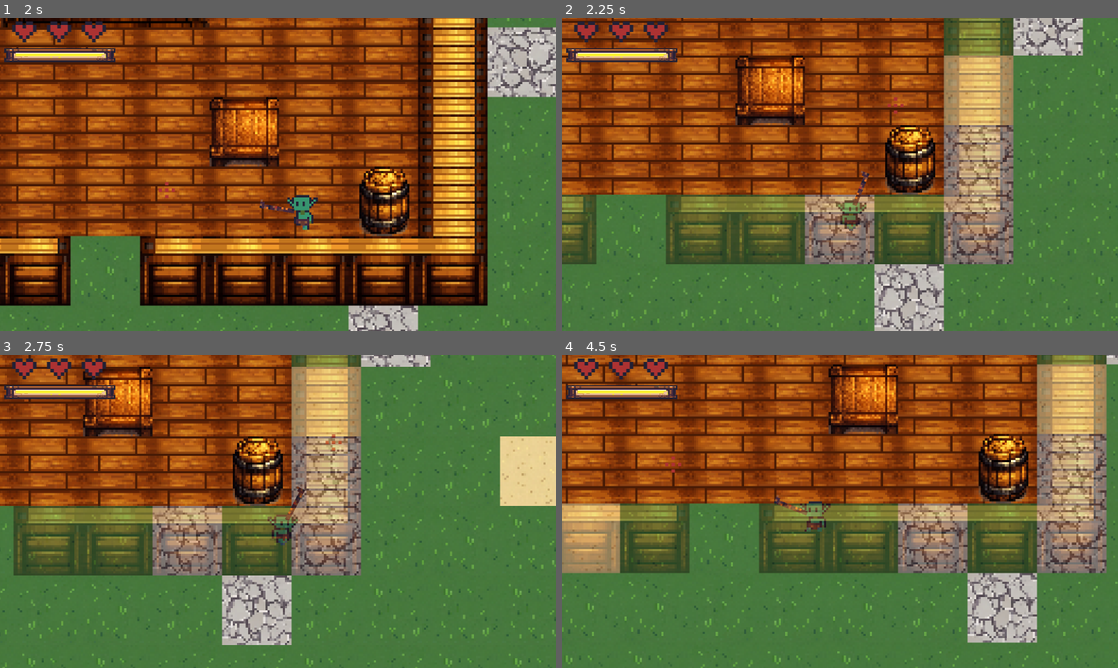
Above: before the commit, frames 1-4 (two rows, left to right).
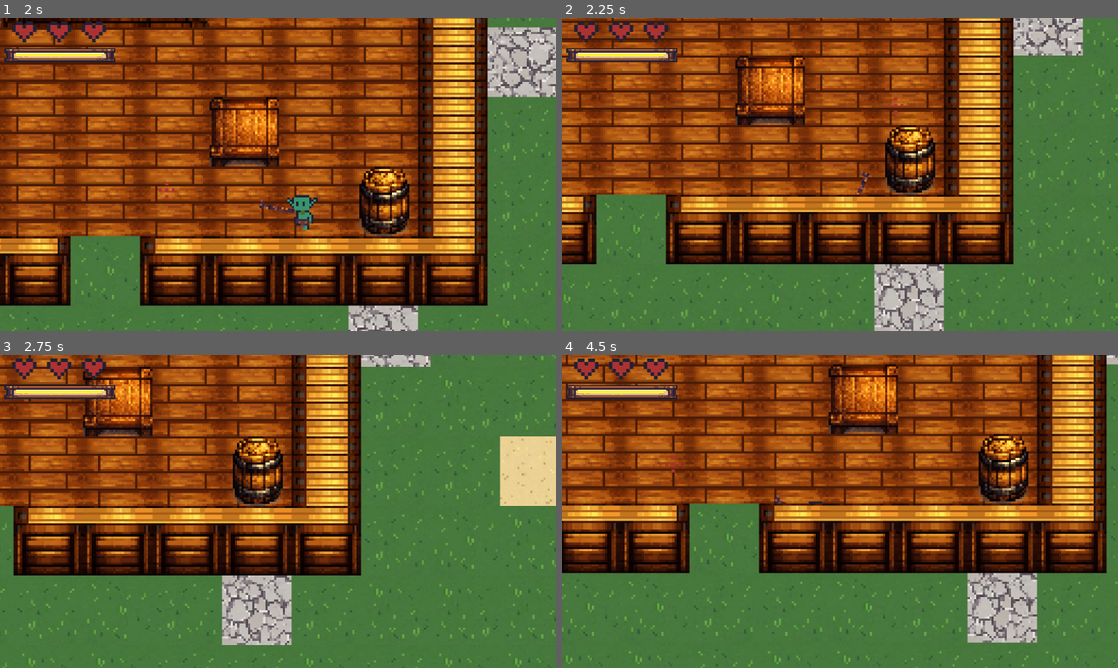
Above: after the commit, the same moments.

Repository: futurediffusion/nuclear-sand-box
Game: Godot game, scene res://scenes/main.tscn
Two runs of this game, one before a commit and one after it. Both use one fixed random seed, a clock stepped at 60 frames per second and the inputs below. This scene is started directly instead of the project's main scene. Sound files missing from this copy of the repository are replaced by a short silence.
Inputs (mouse positions are in pixels of both pictures, inside the frame that each line leads up to):
- Up to frame 1 (2 s): tap Enter at 0.5 s; move the mouse to (400, 158) at 0.52 s; hold Right (move_right) 0.53-1.28 s; click (400, 158) at 0.6 s; move the mouse to (166, 190) at 1.27 s; hold Down (move_down) from 1.28 s (still down); right-click (166, 190) at 1.35 s
- Up to frame 2 (2.25 s): move the mouse to (895, 105) at 2.02 s; release Down (move_down) at 2.03 s; hold Right (move_right) from 2.03 s (still down); tap 1 at 2.1 s
- Up to frame 3 (2.75 s): keep holding Right (move_right)
- Up to frame 4 (4.5 s): move the mouse to (812, 574) at 2.77 s; release Right (move_right) at 2.78 s; hold Up (move_up) 2.78-3.53 s; tap 2 at 2.85 s; move the mouse to (1006, 558) at 3.52 s; hold Left (move_left) from 3.53 s (still down); tap 3 at 3.6 s; move the mouse to (673, 464) at 4.27 s; tap 4 at 4.35 s

Frame 1 is identical in both runs. In frame 2, 22% of the frame differs, in the area x 0-82%, y 0-79%; in frame 3, 20%; in frame 4, 25%, in the area x 0-98%, y 0-70%.
Error after the commit: Invalid call. Nonexistent function 'get_layer_material' in base 'TileMap'. (res://scripts/world/OcclusionController.gd:15)

Commit message:
Add shader-driven wall occlusion controller

Diff:
--- a/scripts/components/WallOcclusionComponent.gd
+++ b/scripts/components/WallOcclusionComponent.gd
@@ -80,6 +80,7 @@
 		Debug.log("wall", "[WALL_TOGGLE] OK tilemap=%s" % tilemap.get_path())
 
 func _update_occlusion() -> void:
+	return  # DESACTIVADO: oclusión manejada por OcclusionController + shader
 	var still_open: Dictionary = {}
 
 	var base_tile: Vector2i = _probe_tile()
--- a/scripts/gameplay/player.gd
+++ b/scripts/gameplay/player.gd
@@ -158,6 +158,7 @@
 		push_warning("[Player] Missing BlockComponent")
 	if wall_occlusion_component != null:
 		wall_occlusion_component.setup(self)
+		wall_occlusion_component.set_enabled(false)  # shader se encarga
 		if Debug.safe_mode and Debug.disable_wall_occlusion:
 			wall_occlusion_component.set_enabled(false)
 	else:
--- /dev/null
+++ b/scripts/world/OcclusionController.gd
@@ -0,0 +1,31 @@
+extends Node
+class_name OcclusionController
+
+@export var tilemap: TileMap
+@export var walls_layer: int = 2
+@export var fade_radius: float = 96.0
+@export var alpha_hidden: float = 0.35
+
+var _material: ShaderMaterial = null
+
+func _ready() -> void:
+    if tilemap == null:
+        push_warning("[OcclusionController] tilemap no asignado")
+        return
+    _material = tilemap.get_layer_material(walls_layer) as ShaderMaterial
+    if _material == null:
+        push_warning("[OcclusionController] no hay ShaderMaterial en layer %d" % walls_layer)
+
+func _process(_delta: float) -> void:
+    if _material == null:
+        return
+    var players := get_tree().get_nodes_in_group("player")
+    if players.is_empty():
+        return
+    var player := players[0] as Node2D
+    if player == null:
+        return
+    var local_pos: Vector2 = tilemap.to_local(player.global_position)
+    _material.set_shader_parameter("player_pos", local_pos)
+    _material.set_shader_parameter("fade_radius", fade_radius)
+    _material.set_shader_parameter("alpha_hidden", alpha_hidden)
--- a/scripts/world/world.gd
+++ b/scripts/world/world.gd
@@ -93,6 +93,12 @@
 	detail_noise.noise_type = FastNoiseLite.TYPE_SIMPLEX_SMOOTH
 
 	player = get_node_or_null("../Player")
+
+	var occ_ctrl := OcclusionController.new()
+	occ_ctrl.name = "OcclusionController"
+	occ_ctrl.tilemap = tilemap
+	occ_ctrl.walls_layer = LAYER_WALLS
+	add_child(occ_ctrl)
 
 	tavern_chunk = _tile_to_chunk(Vector2i(width / 2, height / 2))
 	spawn_tile = get_tavern_center_tile(tavern_chunk)
